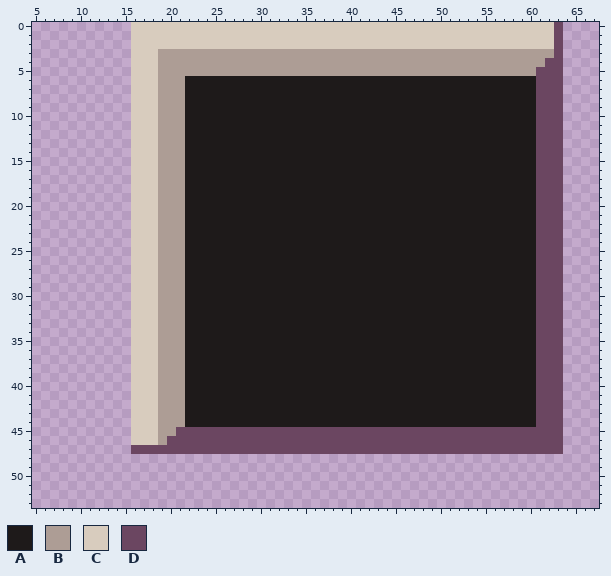
Two versions of one sprite sheet, sidejump/sprites/sTilesetRocks/layers/d535d137-9357-44cc-8910-b58c266f01b5/316a802a-3741-4ce8-9b19-aa2a4e308779.png. The picture above was drawn from the file before the commit.
The file is 144x128 pixels. Shown: x 5..67, y 0..53.
Palette (. is transparent): A #1e1a1a  B #ad9d95  C #d8ccbe  D #6b4661
And afterwards:
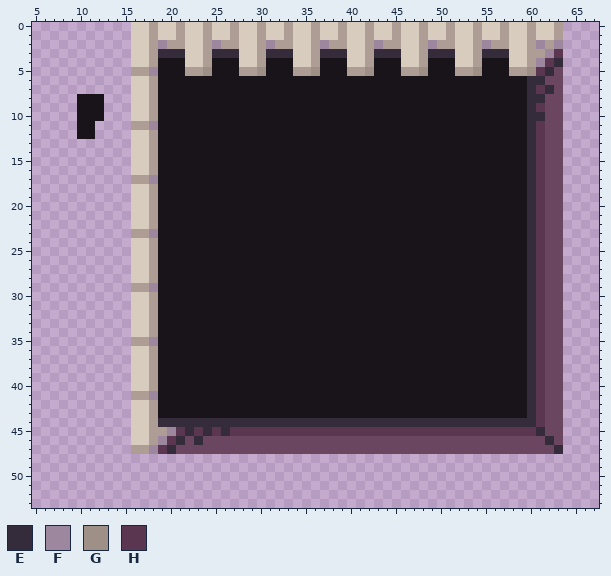
Colours new in this view: E #342c3a  F #9c879e  G #9e8f87  H #5b3651
The edit:
colour A: #1e1a1a -> #181419
y 0..1: x 18 C -> B; x 21 C -> B; x 24 C -> B; x 27 C -> B; x 30 C -> B; x 33 C -> B; x 36 C -> B; x 39 C -> B; x 42 C -> B; x 45 C -> B; x 48 C -> B; x 51 C -> B; x 54 C -> B; x 57 C -> B; x 60 C -> B; x 63 D -> B
y 2: x 18..21 CCCC -> BFBB; x 24..27 CCCC -> BFBB; x 30..33 CCCC -> BFBB; x 36..39 CCCC -> BFBB; x 42..45 CCCC -> BFBB; x 48..51 CCCC -> BFBB; x 54..57 CCCC -> BFBB; x 60..63 CCCD -> BFBF
y 3: x 18..23 CBBBBB -> BEEECC; x 25..29 BBBBB -> EEECC; x 31..35 BBBBB -> EEECC; x 37..41 BBBBB -> EEECC; x 43..47 BBBBB -> EEECC; x 49..53 BBBBB -> EEECC; x 55..59 BBBBB -> EEECC; x 62..63 BD -> FH
y 4: x 18..23 CBBBBB -> BAAACC; x 25..29 BBBBB -> AAACC; x 31..35 BBBBB -> AAACC; x 37..41 BBBBB -> AAACC; x 43..47 BBBBB -> AAACC; x 49..53 BBBBB -> AAACC; x 55..59 BBBBB -> AAACC; x 61..63 BDD -> FHE
y 5: x 16..21 CCCBBB -> BBFAAA; x 24..27 BBBB -> GAAA; x 30..33 BBBB -> GAAA; x 36..39 BBBB -> GAAA; x 42..45 BBBB -> GAAA; x 48..51 BBBB -> GAAA; x 54..57 BBBB -> GAAA; x 60..62 BDD -> GHE
y 6: x 18..21 CBBB -> BAAA; x 60..61 AD -> EE
y 7: x 18..21 CBBB -> BAAA; x 60..62 ADD -> EHE
y 8: x 10..12 ... -> AAA; x 18..21 CBBB -> BAAA; x 60..61 AD -> EE
y 9: x 10..12 ... -> AAA; x 18..21 CBBB -> BAAA; x 60..61 AD -> EH
y 10: x 10..12 ... -> AAA; x 18..21 CBBB -> BAAA; x 60..61 AD -> EE
y 11: x 10..11 .. -> AA; x 16..21 CCCBBB -> BBFAAA; x 60..61 AD -> EH
y 12: x 10..11 .. -> AA; x 18..21 CBBB -> BAAA; x 60..61 AD -> EH
y 13..16: x 18..21 CBBB -> BAAA; x 60..61 AD -> EH
y 17: x 16..21 CCCBBB -> BBFAAA; x 60..61 AD -> EH
y 18..22: x 18..21 CBBB -> BAAA; x 60..61 AD -> EH
y 23: x 16..21 CCCBBB -> BBFAAA; x 60..61 AD -> EH
y 24..28: x 18..21 CBBB -> BAAA; x 60..61 AD -> EH
y 29: x 16..21 CCCBBB -> BBFAAA; x 60..61 AD -> EH
y 30..34: x 18..21 CBBB -> BAAA; x 60..61 AD -> EH
y 35: x 16..21 CCCBBB -> BBFAAA; x 60..61 AD -> EH
y 36..40: x 18..21 CBBB -> BAAA; x 60..61 AD -> EH
y 41: x 16..21 CCCBBB -> BBFAAA; x 60..61 AD -> EH
y 42..43: x 18..21 CBBB -> BAAA; x 60..61 AD -> EH
y 44: x 18..61 CBBBAAAAAAAAAAAAAAAAAAAAAAAAAAAAAAAAAAAAAAAD -> BEEEEEEEEEEEEEEEEEEEEEEEEEEEEEEEEEEEEEEEEEEH
y 45: x 18 C -> B; x 20..61 BDDDDDDDDDDDDDDDDDDDDDDDDDDDDDDDDDDDDDDDDD -> FHEHEHEHHHHHHHHHHHHHHHHHHHHHHHHHHHHHHHHHHE
y 46: x 18..21 CBDD -> BFHE; x 23 D -> E; x 62 D -> E
y 47: x 16..20 DDDDD -> BBFHE; x 63 D -> E
Boxes around the changes in both pictures, in picture pixels (x1, y1, x2, y2):
changed: (77, 22, 563, 454)
